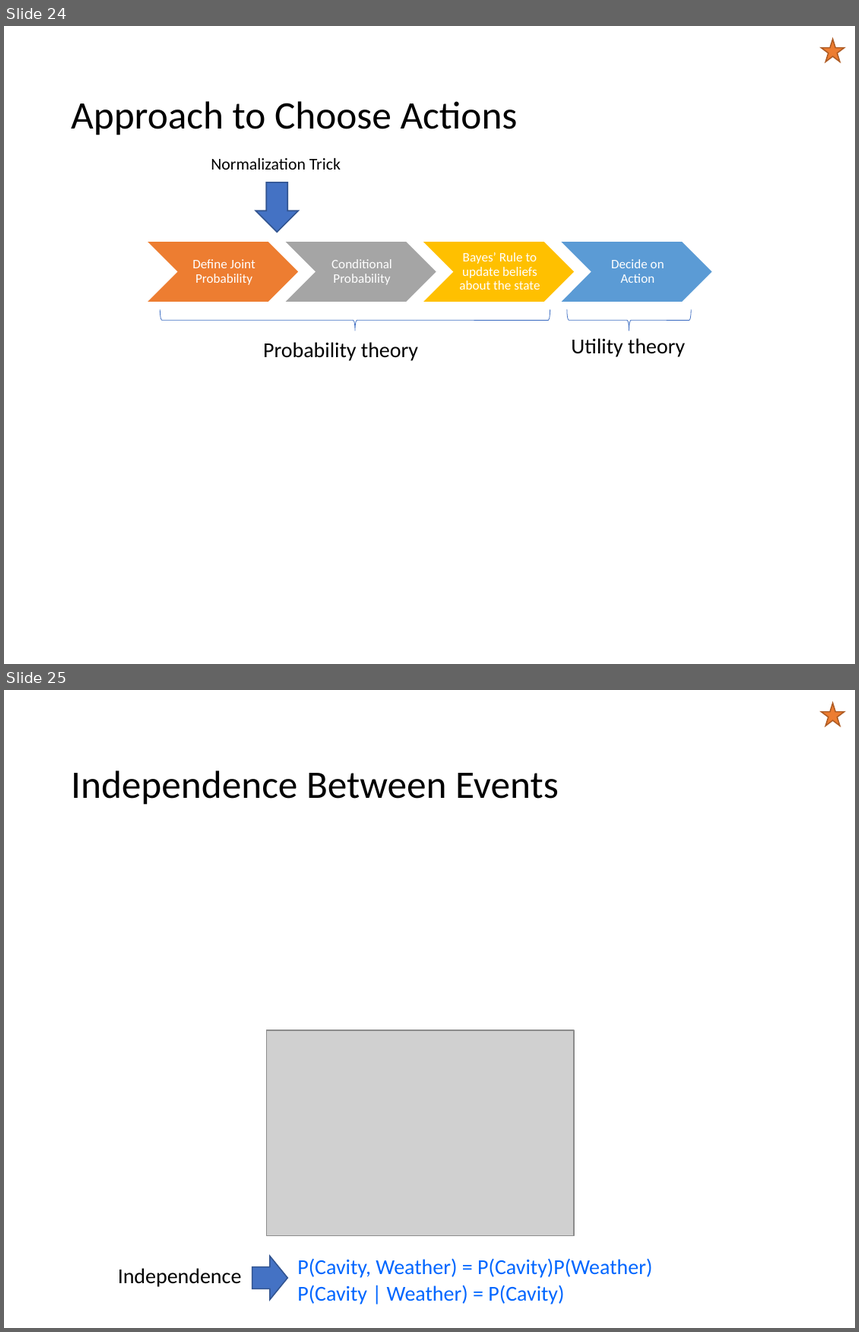
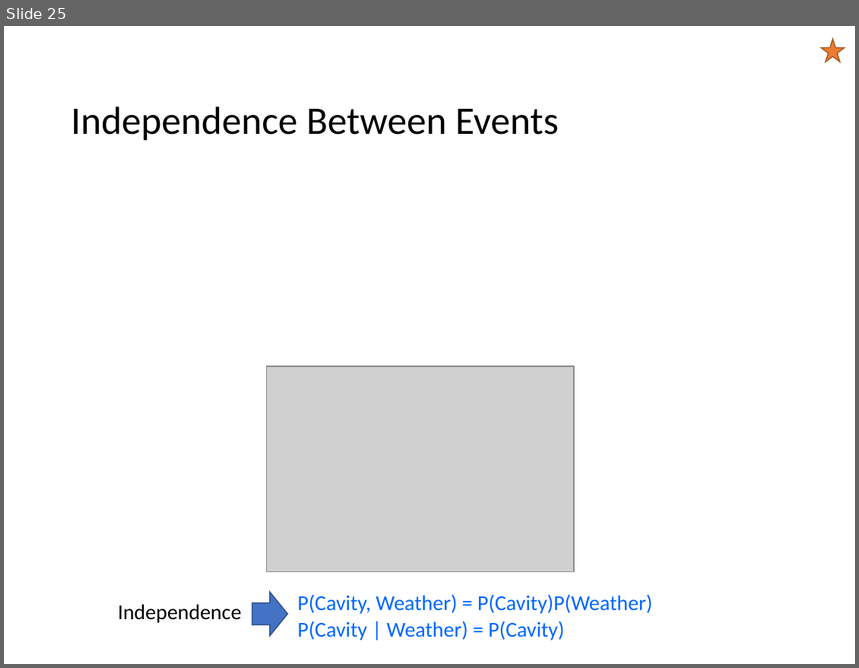
Before and after one commit to mhahsler/CS7320-AI, a slide deck: slides/12_uncertainty.pptx. Shown one above the other, each under a label of ours: slides 24 and 25 before the commit, slide 25 after it. The pictures are 859x1332 and 859x668 pixels, drawn with LibreOffice and Linux fonts; fonts in the diff are those of the drawing; grey boxes stand for pictures. Boxes give left, top, right and bottom in pixels: in the first picture for what was removed or moved away, otherwise in the second. Text is boxed around its words. In the diff, an @@ line names an element or a change of style, - is before the commit and + after.

Commit message:
simplified Naive Bayes' classifier.

```diff
--- a/slides/12_uncertainty.pptx
+++ b/slides/12_uncertainty.pptx
@@ slide 24 removed at bbox=[4, 26, 855, 664], background #FFFFFF @@
@@ star removed at bbox=[821, 39, 844, 62] @@
@@ title removed at bbox=[71, 101, 518, 135] @@
-Approach to Choose Actions
@@ text removed at bbox=[211, 158, 341, 170] @@
-Normalization Trick
@@ down arrow removed at bbox=[256, 183, 299, 232] @@
@@ group removed at bbox=[146, 241, 713, 303]: 4 chevrons, 4 texts @@
-Define Joint Probability
-Conditional Probability
-Bayes’ Rule to update beliefs about the state
-Decide on Action
@@ right brace removed at bbox=[161, 310, 550, 332] @@
@@ right brace removed at bbox=[567, 310, 691, 332] @@
@@ text removed at bbox=[263, 342, 418, 361] @@
-Probability theory
@@ text removed at bbox=[571, 338, 685, 357] @@
-Utility theory
```
Also in this commit, not shown: 6 slides changed, 2 slides added, 4 other slides removed, 1 other file.
